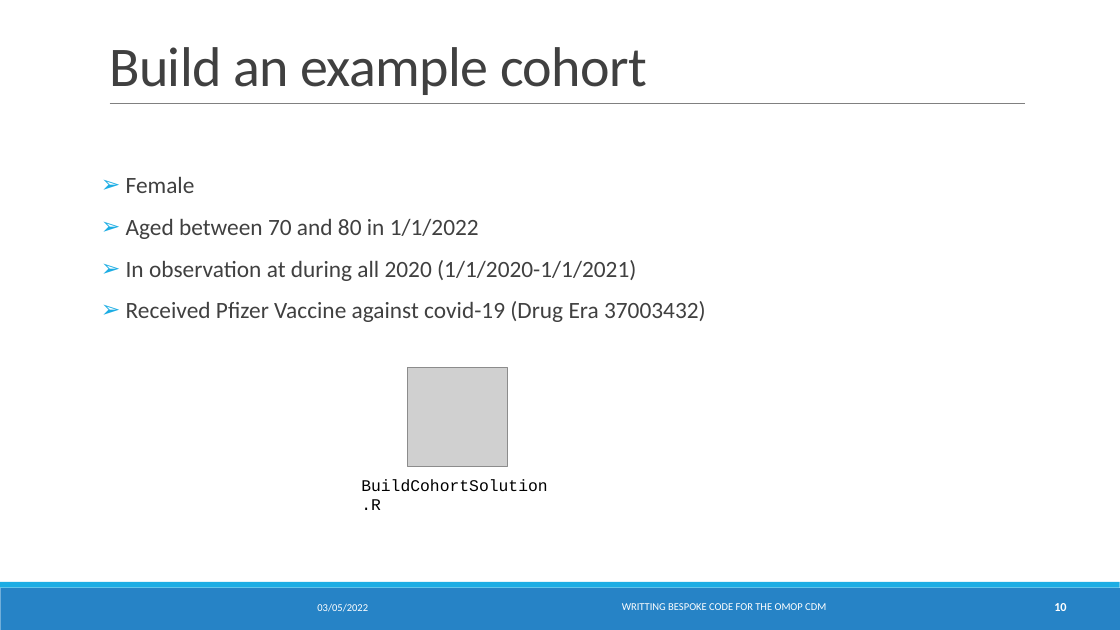
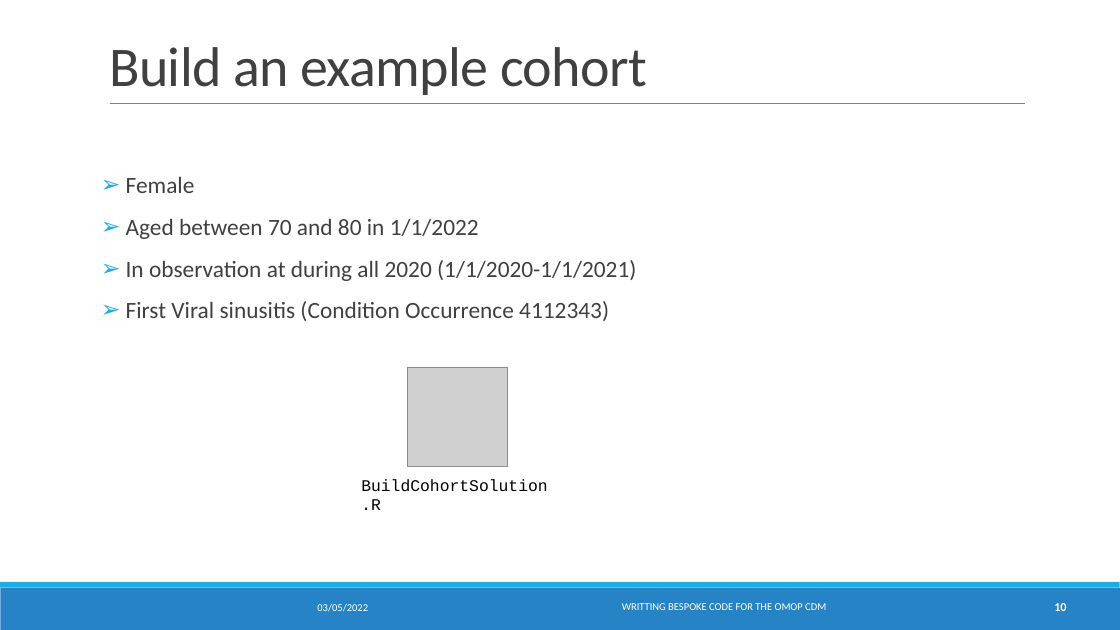
Before and after one commit to edward-burn/CodingWithOmop, a slide deck: slide 10 of Presentations/Marti_presentation/Studyathon_MC.pptx. Drawn at 1120x630 pixels with LibreOffice and Linux fonts; fonts in the diff are those of the drawing; grey boxes stand for pictures; background and template pictures are left out. Boxes give left, top, right and bottom in pixels: in the first picture for what was removed or moved away, otherwise in the second. Text is boxed around its words. In the diff, an @@ line names an element or a change of style, - is before the commit and + after.

```diff
--- a/Presentations/Marti_presentation/Studyathon_MC.pptx
+++ b/Presentations/Marti_presentation/Studyathon_MC.pptx
@@ text at <box>126,301,609,321</box>: text changed @@
-➢ Received Pfizer Vaccine against covid-19 (Drug Era 37003432)
+➢ First Viral sinusitis (Condition Occurrence 4112343)
```
Also in this commit, not shown: 1 other file.
